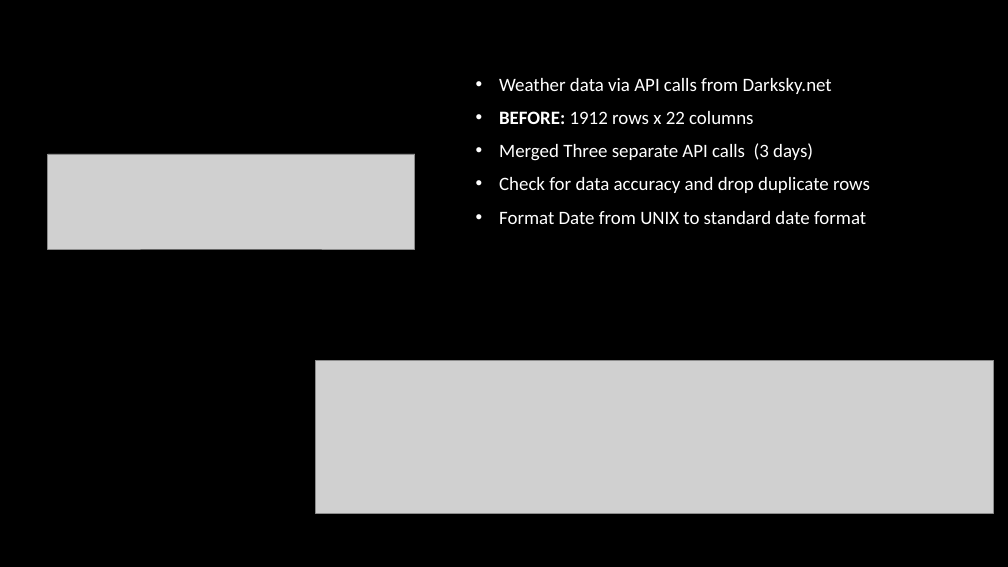
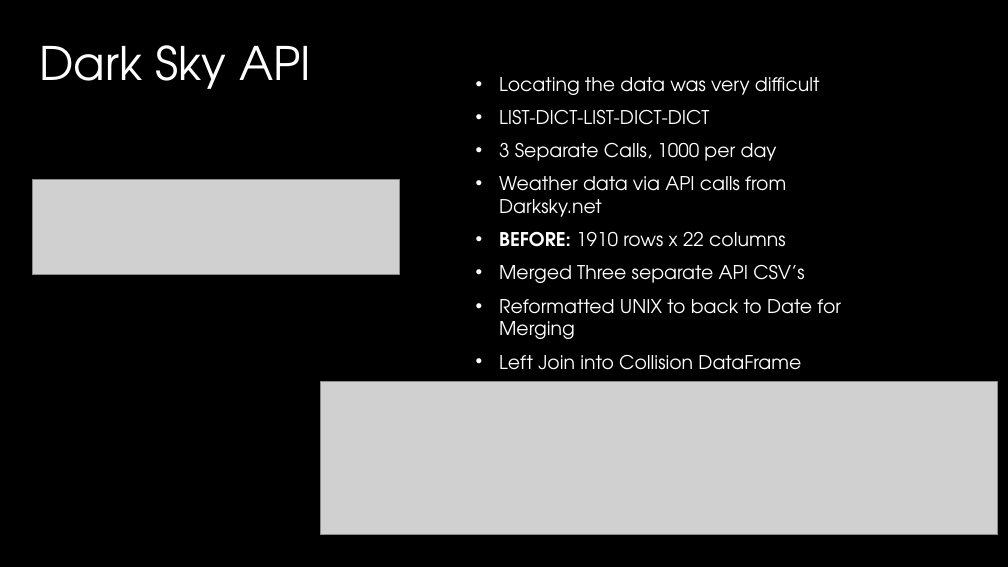
Before and after one commit to huntercash/ProjectOne, a slide deck: slide 7 of reports/Presentation1.pptx (slide 6 before the commit). Drawn at 1008x567 pixels with LibreOffice and Linux fonts; fonts in the diff are those of the drawing; grey boxes stand for pictures; background and template pictures are left out. Boxes give left, top, right and bottom in pixels: in the first picture for what was removed or moved away, otherwise in the second. Text is boxed around its words. In the diff, an @@ line names an element or a change of style, - is before the commit and + after.

```diff
--- a/reports/Presentation1.pptx
+++ b/reports/Presentation1.pptx
@@ text added at box(39, 45, 311, 89), 44 pt, text #FFFFFF @@
+Dark Sky API
@@ text at box(499, 77, 819, 161): paragraphs added @@
+• Locating the data was very difficult
+• LIST-DICT-LIST-DICT-DICT
+• 3 Separate Calls, 1000 per day
@@ text at box(499, 176, 786, 217): font Calibri to TeX Gyre Adventor in "Weather data via API calls from Darksky.net" @@
@@ picture: place and size @@
-picture at box(48, 154, 415, 250)
+picture at box(32, 180, 399, 275)
@@ text at box(499, 231, 841, 370): text changed; font Calibri to TeX Gyre Adventor @@
-• BEFORE: 1912 rows x 22 columns
-• Merged Three separate API calls (3 days)
-• Check for data accuracy and drop duplicate rows
-• Format Date from UNIX to standard date format
+• BEFORE: 1910 rows x 22 columns
+• Merged Three separate API CSV’s
+• Reformatted UNIX to back to Date for Merging
+• Left Join into Collision DataFrame
@@ picture: place and size @@
-picture at box(315, 360, 994, 513)
+picture at box(320, 382, 998, 535)
```
Also in this commit, not shown: 18 other slides changed, 2 slides added, 2 slides removed, 19 other files.
